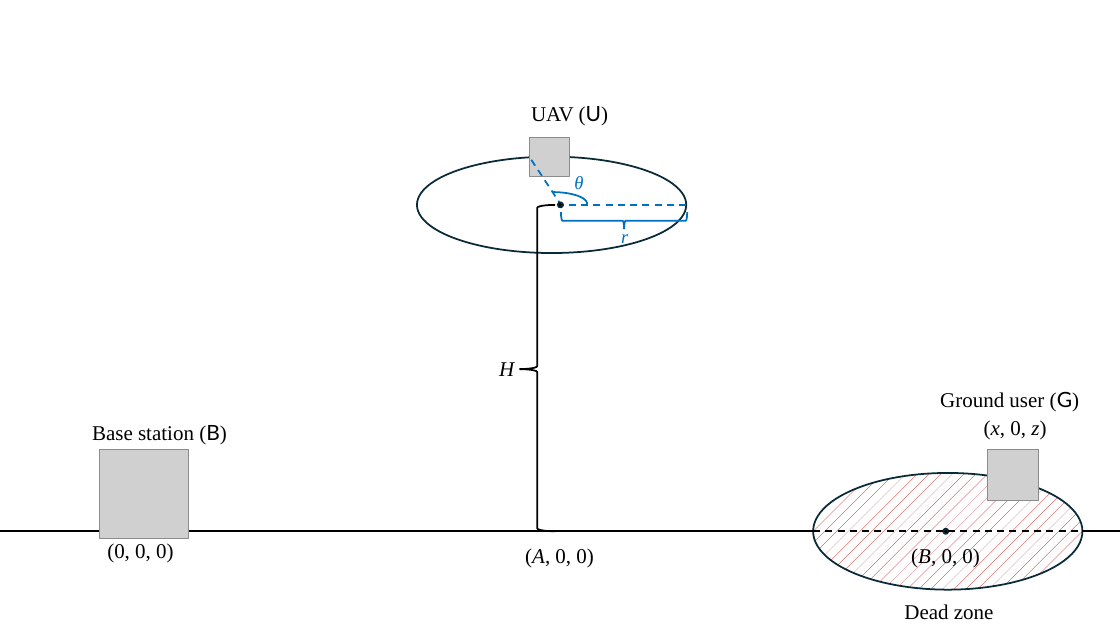
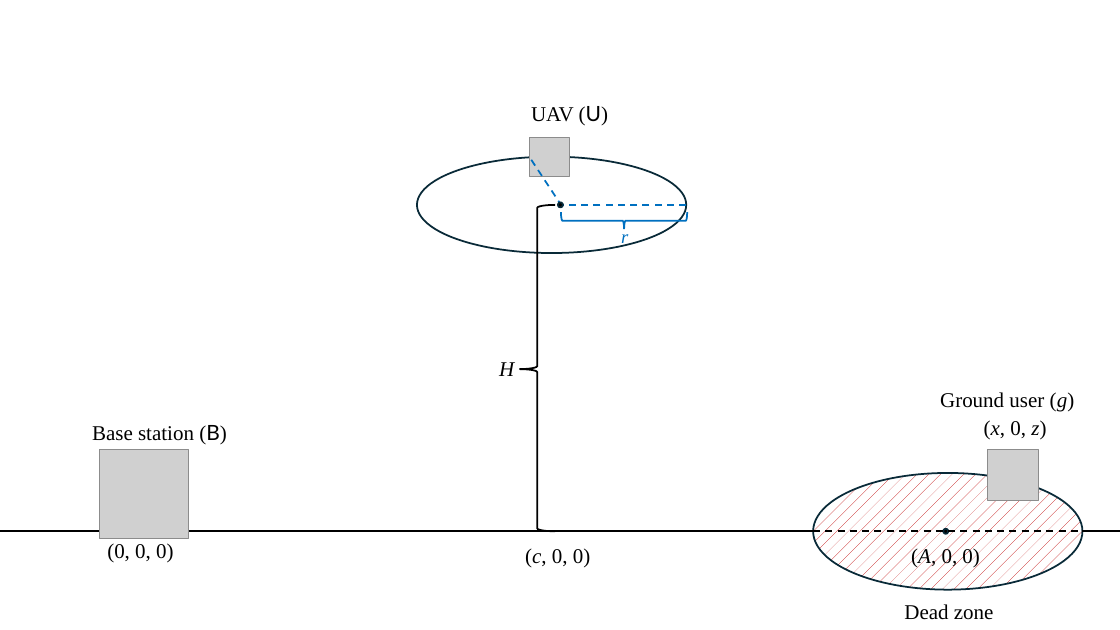
Before and after one commit to danielbonkowsky/uav-optimization, a slide deck: slide 1 of system-model.pptx. Drawn at 1120x630 pixels with LibreOffice and Linux fonts; fonts in the diff are those of the drawing; grey boxes stand for pictures. Boxes give left, top, right and bottom in pixels: in the first picture for what was removed or moved away, otherwise in the second. Text is boxed around its words. In the diff, an @@ line names an element or a change of style, - is before the commit and + after.

Commit message:
Updated system model

```diff
--- a/system-model.pptx
+++ b/system-model.pptx
@@ text removed at [574,176,583,194] @@
-θ
@@ arc (boxed as its full ellipse) removed at [518,192,587,217] @@
@@ text at [940,392,1075,412]: text changed @@
-Ground user (G)
+Ground user (g)
@@ text at [525,548,590,567]: text changed @@
-(A, 0, 0)
+(c, 0, 0)
@@ text at [911,547,979,568]: text changed @@
-(B, 0, 0)
+(A, 0, 0)
```
